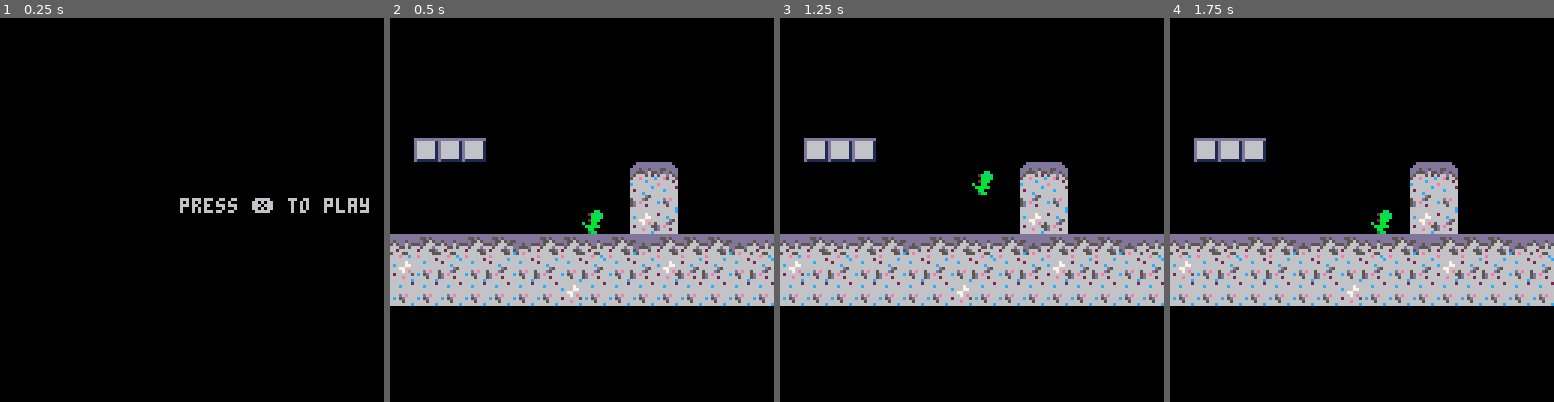
Above: before the commit, frames 1-4 (left to right).
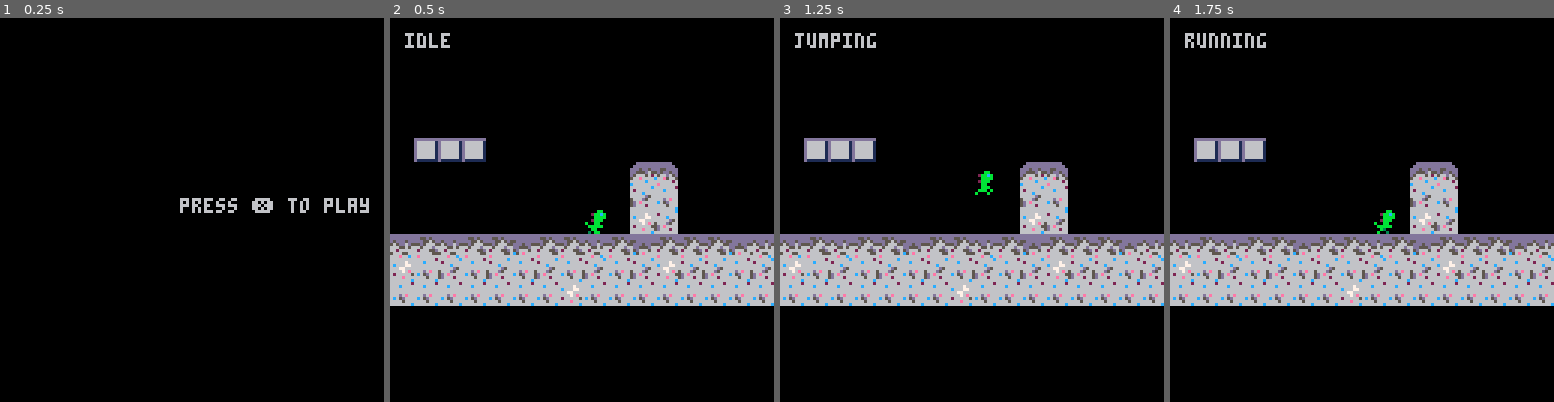
Above: after the commit, the same moments.

Repository: barddev/moonshot
Game: PICO-8 cartridge moonshot.p8
Two runs of this game, one before a commit and one after it. Both use one fixed random seed, a clock stepped at 60 frames per second and the inputs below.
Inputs:
- Up to frame 1 (0.25 s): no input
- Up to frame 2 (0.5 s): tap X (X key) at 0.33 s
- Up to frame 3 (1.25 s): tap O (Z key) at 0.7 s; tap X (X key) at 1.07 s
- Up to frame 4 (1.75 s): hold Right from 1.6 s (still down); tap O (Z key) at 1.7 s

Frame 1 is identical in both runs. In frame 2, 0.4% of the frame differs, in the area x 3-57%, y 3-57%; in frame 3, 0.5%; in frame 4, 0.6%, in the area x 3-59%, y 3-57%.

Commit message:
added running and jumping animation. still needs work

Diff:
--- a/moonshot.p8
+++ b/moonshot.p8
@@ -32,10 +32,12 @@
   p={
     --sprite
     sp=2,
+    --animation timing
+    anim=0,
     --sprite x position
-    x=63,
+    x=64,
     --sprite y position
-    y=63,
+    y=64,
     --flip sprit horizontal
     flp=false,
     --sprite width/height in pixel
@@ -83,12 +85,14 @@
 function game_update()
 
  player_update()
+ player_animate()
 
 end
 
 function game_draw()
   cls()
   map(0,0)
+  print(p.state, 5,5)
   spr(p.sp,p.x,p.y,1,1,p.flp,false)
 end
 -->8
@@ -157,7 +161,8 @@
   --todo revisit this
   --and add variable jumping
   if btnp(btn_x)
-  and p.state!="jumping" then
+  and p.state!="jumping"
+  and p.state!="falling" then
     p.dy-=p.acc_y
     p.state=idle
   end
@@ -167,7 +172,12 @@
     p.state="falling"
 
     if collide_map(p,"down",0) then
-      p.state="idle"
+      if btn(btn_left)
+      or btn(btn_right) then
+        p.state="running"
+      else
+        p.state="idle"
+      end
       p.dy=0
       p.y-=((p.y+p.h+1)%8)-1
     end
@@ -194,17 +204,30 @@
 
 end
 
-function player_draw()
+function player_animate()
+  if p.state=="jumping" then
+   p.sp=6
+  elseif p.state=="running" then
+    if time()-p.anim>.1 then
+      p.anim=time()
+      p.sp+=1
+      if p.sp>5 then
+        p.sp=2
+      end
+    end
+  else --player idle
+      p.sp=3
+  end
 end
 __gfx__
-00000000000bbb0000000bb000000bb000000bb00000bb0000000000000000000000000000000000000000000000000000000000000000000000000000000000
-00000000002bbcb00002bbcb0002bbcb0002bbcb002bbcb000000000000000000000000000000000000000000000000000000000000000000000000000000000
-00700700000bbbb00000bbbb0000bbbb0000bbbb000bbbb000000000000000000000000000000000000000000000000000000000000000000000000000000000
-00077000002bbb000002bbb00002bbb00002bbb0002bbb0000000000000000000000000000000000000000000000000000000000000000000000000000000000
-00077000000bb0000b00bb000b00bb000b00bb00000bb00000000000000000000000000000000000000000000000000000000000000000000000000000000000
-007007000b0bbb0000bbbbb000bbbbb000bbbbb0000bbb0000000000000000000000000000000000000000000000000000000000000000000000000000000000
-0000000000bbb000000bb000000bb000000b300000bbb0b000000000000000000000000000000000000000000000000000000000000000000000000000000000
-000000000003bb000003bb000030bb0000b003000b000b0000000000000000000000000000000000000000000000000000000000000000000000000000000000
+00000000000bbb0000000bb000000bb000000bb000000bb00000bb00000000000000000000000000000000000000000000000000000000000000000000000000
+00000000002bbcb00002bbcb0002bbcb0002bbcb0002bbcb002bbcb0000000000000000000000000000000000000000000000000000000000000000000000000
+00700700000bbbb00000bbbb0000bbbb0000bbbb0000bbbb000bbbb0000000000000000000000000000000000000000000000000000000000000000000000000
+00077000002bbb000002bbb00002bbb00002bbb00002bbb0002bbb00000000000000000000000000000000000000000000000000000000000000000000000000
+00077000000bb0000b00bb000b00bb000b00bb000b00bb00000bb000000000000000000000000000000000000000000000000000000000000000000000000000
+007007000b0bbb0000bbbbb000bbbbb000bbbbb000bbbbb0000bbb00000000000000000000000000000000000000000000000000000000000000000000000000
+0000000000bbb000000bb000000bb000000bb000000b300000bbb0b0000000000000000000000000000000000000000000000000000000000000000000000000
+000000000003bb000003bb000030bb000003bb0000b003000b000b00000000000000000000000000000000000000000000000000000000000000000000000000
 00000000000000000000000000000000000000000000000000000000000000000000000000000000000000000000000000000000000000000000000000000000
 000ed000000aaa900000000000000000000000000000000000000000000000000000000000000000000000000000000000000000000000000000000000000000
 00deee0000aaa9a00000000000000000000000000000000000000000000000000000000000000000000000000000000000000000000000000000000000000000
Not shown, changed: the sound effects (__sfx__) section of moonshot.p8
